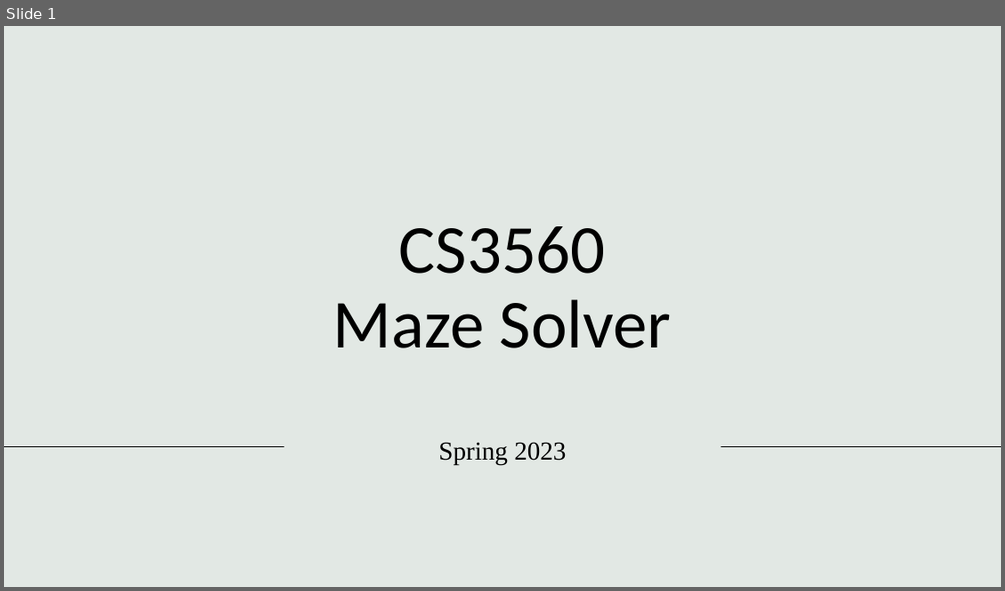
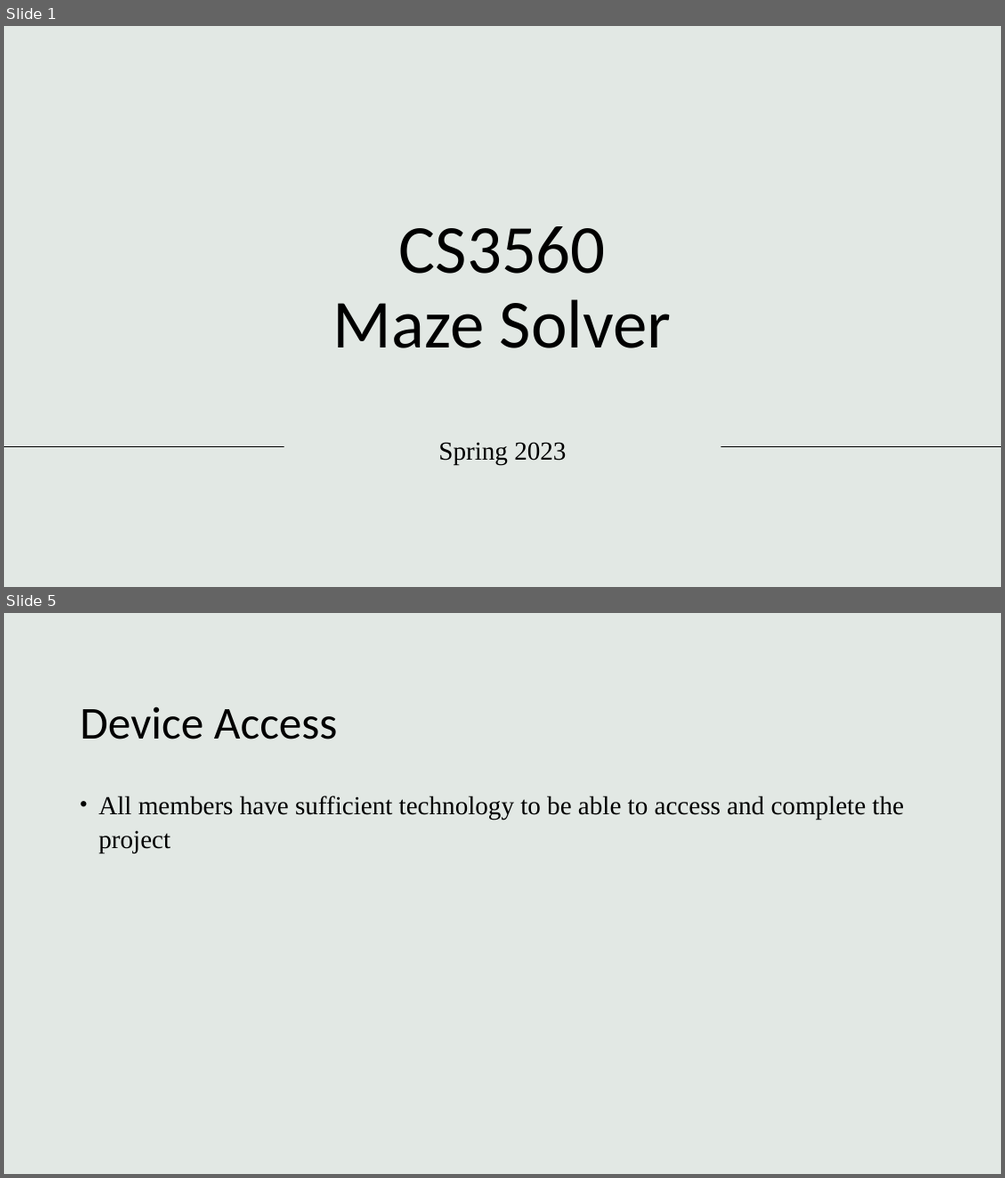
Before and after one commit to andujarnick/SoftwareToolsMazeSolver, a slide deck: presentations/Checkpoint 1.pptx. Shown one above the other, each under a label of ours: slide 1 before the commit, slides 1 and 5 after it; the slides between them are not shown. The pictures are 1005x591 and 1005x1178 pixels, drawn with LibreOffice and Linux fonts; fonts in the diff are those of the drawing; background and template pictures are left out. Boxes give left, top, right and bottom in pixels: in the first picture for what was removed or moved away, otherwise in the second. Text is boxed around its words. In the diff, an @@ line names an element or a change of style, - is before the commit and + after.

```diff
--- a/presentations/Checkpoint 1.pptx
+++ b/presentations/Checkpoint 1.pptx
@@ slide 5 added at (4, 613, 1001, 1174), background #E2E8E4 @@
@@ title added at (80, 706, 338, 739), 44 pt, text #000000 @@
+Device Access
@@ text added at (98, 795, 904, 853), 25 pt, text #000000 @@
+• All members have sufficient technology to be able to access and complete the project
```
Also in this commit, not shown: 7 other slides added.
